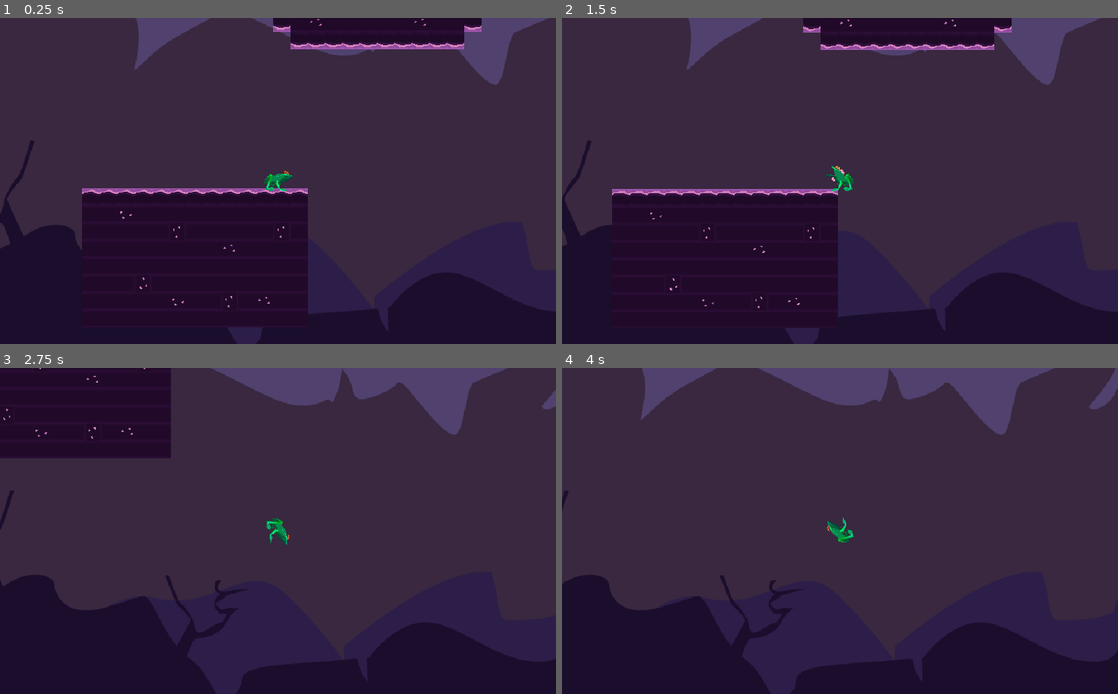
Above: before the commit, frames 1-4 (two rows, left to right).
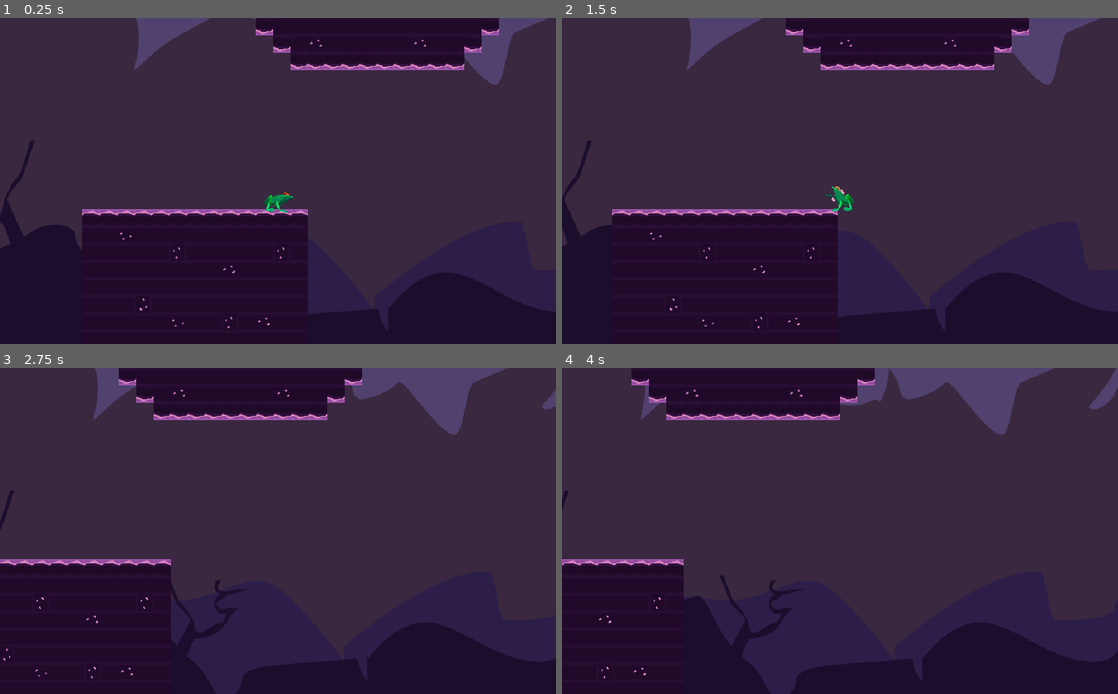
Above: after the commit, the same moments.

Repository: lemonsaurus/slurp-ninja
Game: Godot game, scene res://main.tscn
Two runs of this game, one before a commit and one after it. Both use one fixed random seed, a clock stepped at 60 frames per second and the inputs below.
Inputs (mouse positions are in pixels of both pictures, inside the frame that each line leads up to):
- Up to frame 1 (0.25 s): no input
- Up to frame 2 (1.5 s): tap Enter at 0.5 s; move the mouse to (962, 164) at 0.52 s; click (962, 164) at 0.67 s; move the mouse to (728, 197) at 1.27 s; click (728, 197) at 1.42 s
- Up to frame 3 (2.75 s): move the mouse to (333, 459) at 2.02 s; click (333, 459) at 2.17 s
- Up to frame 4 (4 s): move the mouse to (812, 596) at 2.77 s; click (812, 596) at 2.92 s; move the mouse to (1006, 579) at 3.52 s; click (1006, 579) at 3.67 s

The runs differ from the first frame. In frame 1, 6.5% of the frame differs, in the area x 14-90%, y 0-100%; in frame 2, 6.4%; in frame 3, 16%, in the area x 0-66%, y 0-96%; in frame 4, 8.2%.

Commit message:
Don't allow the camera to go below the worldspace.

Diff:
--- a/main.tscn
+++ b/main.tscn
@@ -21,6 +21,7 @@
 
 [node name="Camera2D" type="Camera2D" parent="Player"]
 current = true
+limit_bottom = 600
 
 [node name="ParallaxBackground" type="ParallaxBackground" parent="Player/Camera2D"]
 scale = Vector2( 1.5, 1.5 )
